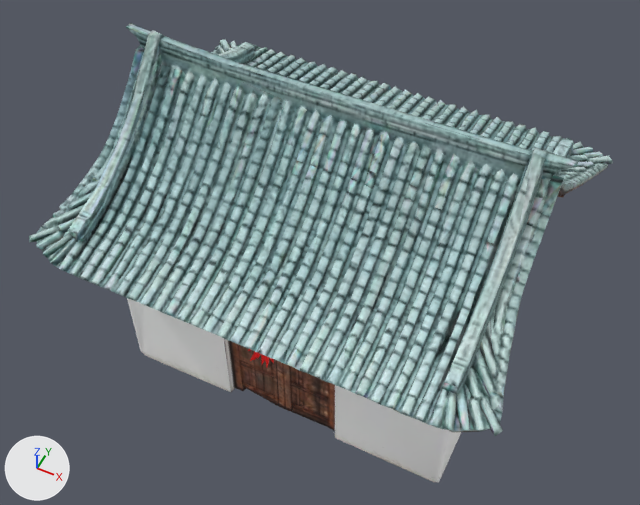
The glTF model app/src/main/assets/scenes/qm_house_lo.glb: old version first, new version second.
Both versions are drawn from a 50 mm camera at (4.43, -9.32, 13.96) aimed at (-0.06, -0.35, 2.74). Every picture has the same lights, and +X, +Y and +Z are marked at lower left. The first picture is the older version.

Names of what the first picture shows: 'qm_house'.
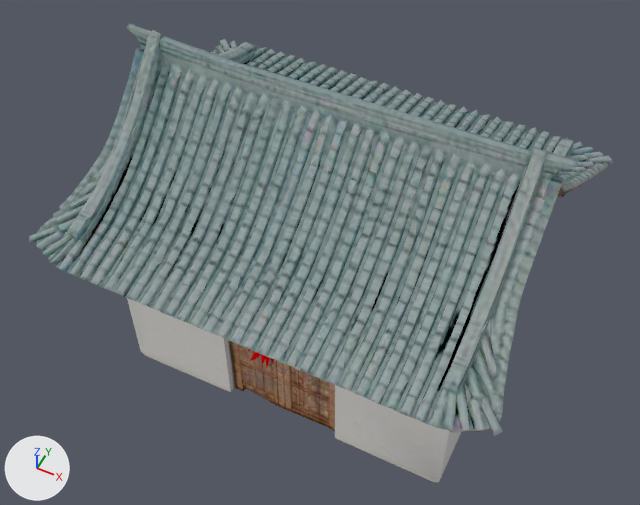
What changed in the scene script:
```text
Add img_lit_srgb:
    img_lit_srgb = load_image('lit_srgb', '_unpacked/lit_srgb', 1024, 1024, 'sRGB')
Change mat_qm_house_far:
    remove # nodes: BsdfPrincipled, NormalMap, OutputMaterial, TexImage x3
    remove # uses the picture img_qm_house_far_base
    remove # uses the picture img_qm_house_far_normal
    nodes: BsdfTransparent, Emission, LightPath, MixShader, OutputMaterial, TexImage
    uses the picture img_lit_srgb
```

What differs and where, as boxes (x1, y1, x2, y2) in the pictures (640 x 505 px):
'qm_house', surface changed: (29, 23, 613, 482) in both
